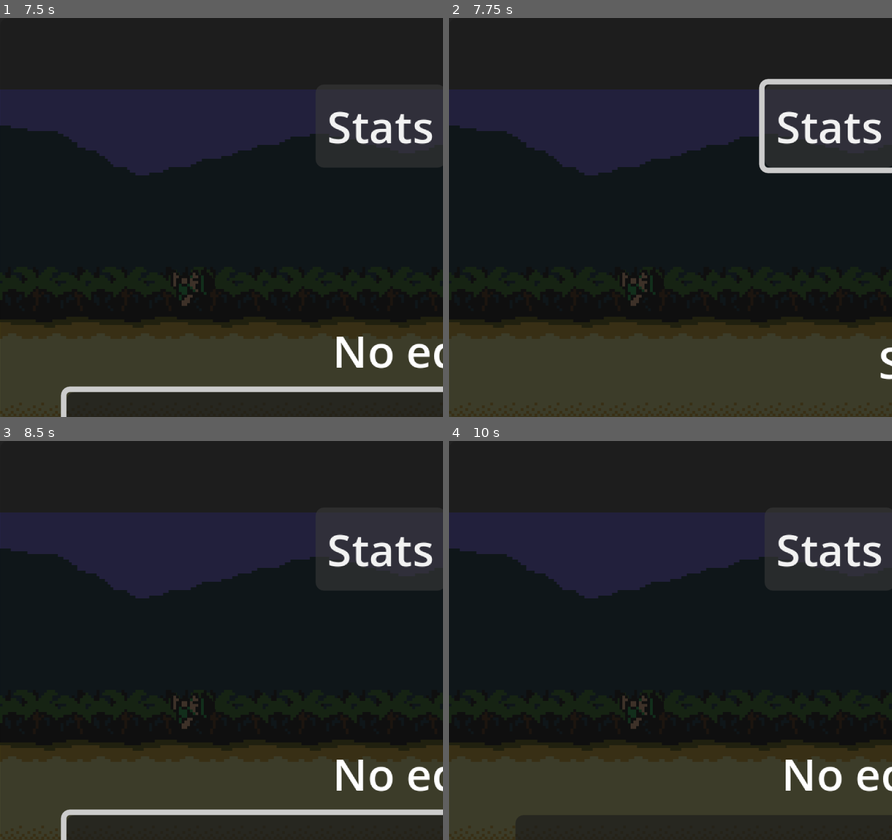
Above: before the commit, frames 1-4 (two rows, left to right).
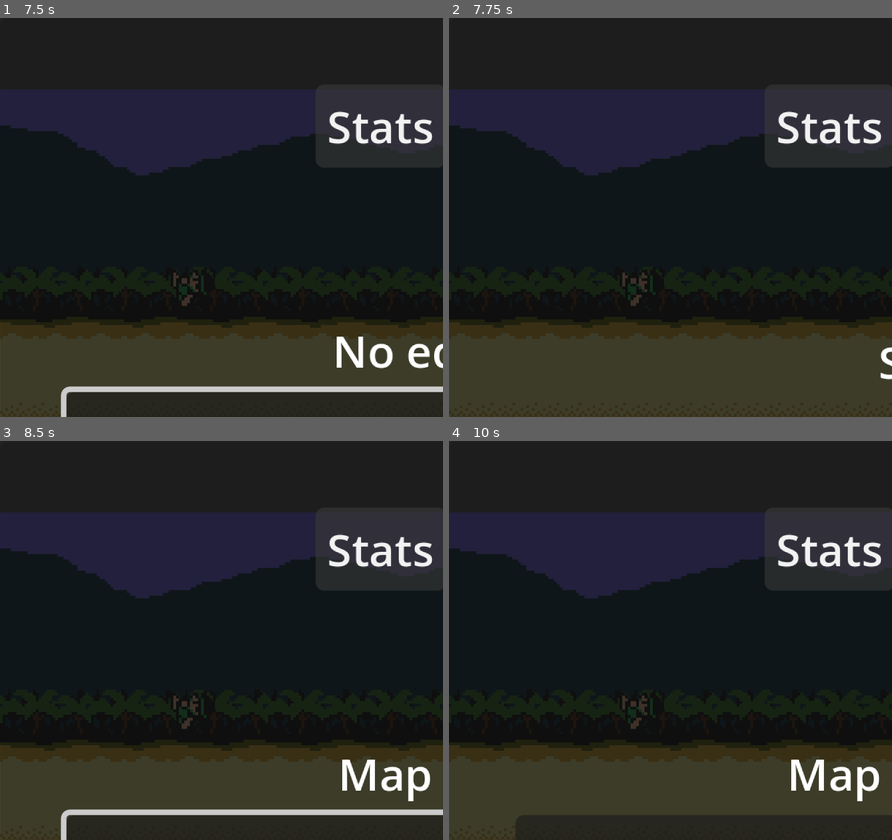
Above: after the commit, the same moments.

Repository: andrewgilliland/awash
Game: Godot game, scene res://scenes/main.tscn
Same seed, same stepped clock (60 frames per second), same inputs: the game is played once before the commit and once after it.
Inputs:
- Up to frame 1 (7.5 s): hold Right (move_right) 0.53-2.03 s; tap E (interact) at 0.6, 2.85, 5.85 s; tap Space (jump) at 0.77, 1.52, 3.02, 3.77, 4.52 s; tap X (melee_attack) at 1.35, 6.6 s; hold Left (move_left) 2.03-2.78 s; tap V (ranged_attack) at 2.1, 4.35, 7.35 s; hold Right (move_right) 2.78-4.28 s; hold X (melee_attack) 3.53-4.28 s; tap Tab (map) at 4.15 s; hold Left (move_left) 4.28-5 s; tap Escape (pause) at 4.9 s; click "Stats" at 5 s; hold Right (move_right) 5.78-6.53 s; hold Left (move_left) from 6.53 s (still down); tap Up (move_up) at 6.77 s; tap Enter at 7.25 s
- Up to frame 2 (7.75 s): keep holding Left (move_left); tap Space (jump) at 7.52 s
- Up to frame 3 (8.5 s): tap Space (jump) at 8, 8.27 s; release Left (move_left) at 8.03 s; hold Right (move_right) from 8.03 s (still down); tap E (interact) at 8.1 s
- Up to frame 4 (10 s): keep holding Right (move_right); hold X (melee_attack) 8.78-9.53 s; tap V (ranged_attack) at 9.6 s; tap Up (move_up) at 9.77 s

Frame 1 is identical in both runs. In frame 2, 1.3% of the frame differs, in the area x 69-100%, y 15-40%; in frame 3, 0.9%; in frame 4, 0.9%.

Commit message:
refactor: collapse pause menu panel switching
The Pause menu pairs each <Name>Button with its <Name>Panel by name,
so adding a Panel is a scene-only change. Back now returns focus to
the button that opened the Panel, and a button with no Panel is
reported and disabled. Adds behaviour tests for pausing, Panels,
Back, Resume and pairing.

Co-Authored-By: Claude Opus 5.5 <noreply@anthropic.com>

Diff:
--- a/scenes/ui/pause_menu.tscn
+++ b/scenes/ui/pause_menu.tscn
@@ -35,6 +35,7 @@
 alignment = 1
 
 [node name="MenuButtons" type="HBoxContainer" parent="CenterContainer/MenuPanel/MarginContainer/VBoxContainer"]
+unique_name_in_owner = true
 layout_mode = 2
 alignment = 1
 
@@ -51,6 +52,7 @@
 text = "Map"
 
 [node name="ContentRoot" type="Control" parent="CenterContainer/MenuPanel/MarginContainer/VBoxContainer"]
+unique_name_in_owner = true
 custom_minimum_size = Vector2(0, 132)
 layout_mode = 2
 size_flags_vertical = 3
@@ -145,9 +147,11 @@
 layout_mode = 2
 
 [node name="ResumeButton" type="Button" parent="CenterContainer/MenuPanel/MarginContainer/VBoxContainer"]
+unique_name_in_owner = true
 layout_mode = 2
 text = "Resume"
 
 [node name="QuitButton" type="Button" parent="CenterContainer/MenuPanel/MarginContainer/VBoxContainer"]
+unique_name_in_owner = true
 layout_mode = 2
 text = "Quit to Desktop"
--- a/scripts/ui/pause_menu.gd
+++ b/scripts/ui/pause_menu.gd
@@ -1,27 +1,25 @@
 extends Control
+
+const HOME_PANEL := "HomePanel"
+
+# Each menu button's Panel, paired by name in _ready: <Name>Button opens <Name>Panel.
+var _panels: Dictionary = {}
+var _opener: Button
 
 @onready var _backdrop: ColorRect = $Backdrop
 @onready var _menu_panel: Control = $CenterContainer/MenuPanel
-@onready var _menu_root: VBoxContainer = $CenterContainer/MenuPanel/MarginContainer/VBoxContainer
-@onready var _menu_buttons: HBoxContainer = _menu_root.get_node("MenuButtons") as HBoxContainer
-@onready var _content_root: Control = _menu_root.get_node("ContentRoot") as Control
-@onready var _stats_button: Button = _menu_buttons.get_node("StatsButton") as Button
-@onready var _equipment_button: Button = _menu_buttons.get_node("EquipmentButton") as Button
-@onready var _map_button: Button = _menu_buttons.get_node("MapButton") as Button
-@onready var _home_panel: Control = _content_root.get_node("HomePanel") as Control
-@onready var _stats_panel: Control = _content_root.get_node("StatsPanel") as Control
-@onready var _equipment_panel: Control = _content_root.get_node("EquipmentPanel") as Control
-@onready var _map_panel: Control = _content_root.get_node("MapPanel") as Control
-@onready var _stats_back_button: Button = _stats_panel.get_node("BackButton") as Button
-@onready var _equipment_back_button: Button = _equipment_panel.get_node("BackButton") as Button
-@onready var _map_back_button: Button = _map_panel.get_node("BackButton") as Button
-@onready var _resume_button: Button = _menu_root.get_node("ResumeButton") as Button
-@onready var _quit_button: Button = _menu_root.get_node("QuitButton") as Button
+@onready var _menu_buttons: Container = %MenuButtons
+@onready var _content_root: Control = %ContentRoot
+@onready var _resume_button: Button = %ResumeButton
+@onready var _quit_button: Button = %QuitButton
 
 
 func _ready() -> void:
 	process_mode = Node.PROCESS_MODE_ALWAYS
-	_connect_signals()
+	if _panels.is_empty():
+		_pair_panels()
+		_resume_button.pressed.connect(_on_resume_button_pressed)
+		_quit_button.pressed.connect(_on_quit_button_pressed)
 	_apply_pause_state(get_tree().paused)
 
 
@@ -35,23 +33,23 @@
 	_apply_pause_state(not get_tree().paused)
 
 
-func _connect_signals() -> void:
-	if not _stats_button.pressed.is_connected(_on_stats_button_pressed):
-		_stats_button.pressed.connect(_on_stats_button_pressed)
-	if not _equipment_button.pressed.is_connected(_on_equipment_button_pressed):
-		_equipment_button.pressed.connect(_on_equipment_button_pressed)
-	if not _map_button.pressed.is_connected(_on_map_button_pressed):
-		_map_button.pressed.connect(_on_map_button_pressed)
-	if not _stats_back_button.pressed.is_connected(_on_back_pressed):
-		_stats_back_button.pressed.connect(_on_back_pressed)
-	if not _equipment_back_button.pressed.is_connected(_on_back_pressed):
-		_equipment_back_button.pressed.connect(_on_back_pressed)
-	if not _map_back_button.pressed.is_connected(_on_back_pressed):
-		_map_back_button.pressed.connect(_on_back_pressed)
-	if not _resume_button.pressed.is_connected(_on_resume_button_pressed):
-		_resume_button.pressed.connect(_on_resume_button_pressed)
-	if not _quit_button.pressed.is_connected(_on_quit_button_pressed):
-		_quit_button.pressed.connect(_on_quit_button_pressed)
+# A button without a matching Panel, or a Panel without a BackButton, is reported and disabled.
+func _pair_panels() -> void:
+	for button in _menu_buttons.get_children():
+		if button is not Button:
+			continue
+
+		var panel_name := button.name.trim_suffix("Button") + "Panel"
+		var panel := _content_root.get_node_or_null(panel_name) as Control
+		var back_button := panel.get_node_or_null("BackButton") as Button if panel != null else null
+		if back_button == null:
+			push_error("Pause menu: '%s' has no %s with a BackButton." % [button.name, panel_name])
+			button.disabled = true
+			continue
+
+		_panels[button] = panel
+		button.pressed.connect(_open_panel.bind(button))
+		back_button.pressed.connect(_show_home)
 
 
 func _apply_pause_state(is_paused: bool) -> void:
@@ -59,42 +57,34 @@
 	_backdrop.visible = is_paused
 	_menu_panel.visible = is_paused
 	if is_paused:
+		_opener = null
 		_show_home()
-		_stats_button.grab_focus()
 
 
-func _show_home() -> void:
-	_home_panel.visible = true
-	_stats_panel.visible = false
-	_equipment_panel.visible = false
-	_map_panel.visible = false
+func _open_panel(button: Button) -> void:
+	_opener = button
+	_show_only(_panels[button])
+	(_panels[button].get_node("BackButton") as Button).grab_focus()
 
 
-func _show_panel(panel_name: StringName) -> void:
-	_home_panel.visible = false
-	_stats_panel.visible = panel_name == &"stats"
-	_equipment_panel.visible = panel_name == &"equipment"
-	_map_panel.visible = panel_name == &"map"
+# Shows Home and focuses the button that opened the last Panel, or the first one on pause.
+func _show_home() -> void:
+	_show_only(_content_root.get_node(HOME_PANEL))
+	var focus_target := _opener if _opener != null else _first_menu_button()
+	if focus_target != null:
+		focus_target.grab_focus()
 
 
-func _on_stats_button_pressed() -> void:
-	_show_panel(&"stats")
-	_stats_back_button.grab_focus()
+func _show_only(shown_panel: Control) -> void:
+	for panel in _content_root.get_children():
+		(panel as Control).visible = panel == shown_panel
 
 
-func _on_equipment_button_pressed() -> void:
-	_show_panel(&"equipment")
-	_equipment_back_button.grab_focus()
-
-
-func _on_map_button_pressed() -> void:
-	_show_panel(&"map")
-	_map_back_button.grab_focus()
-
-
-func _on_back_pressed() -> void:
-	_show_home()
-	_stats_button.grab_focus()
+func _first_menu_button() -> Button:
+	for button in _menu_buttons.get_children():
+		if button is Button and not button.disabled:
+			return button
+	return null
 
 
 func _on_resume_button_pressed() -> void:
--- /dev/null
+++ b/tests/pause_menu_tests.gd
@@ -0,0 +1,132 @@
+extends RefCounted
+
+const PAUSE_MENU_SCENE := preload("res://scenes/ui/pause_menu.tscn")
+const MENU_ROOT := "CenterContainer/MenuPanel/MarginContainer/VBoxContainer/"
+const PANEL_NAMES: Array[String] = ["Stats", "Equipment", "Map"]
+
+# Needs a root that is already in the tree: the Pause menu pauses through get_tree().
+var _root: Window
+
+
+func _init(root: Window) -> void:
+	_root = root
+
+
+func get_tests() -> Array:
+	return [
+		["Pause menu pauses on Home", _test_pauses_on_home],
+		["Pause menu opens each Panel from its button", _test_opens_each_panel],
+		["Pause menu Back returns to Home", _test_back_returns_home],
+		["Pause menu Resume unpauses", _test_resume_unpauses],
+		["Pause menu Back refocuses the opening button", _test_back_refocuses_opener],
+		["Pause menu pairs every button with a Panel", _test_pairs_buttons_with_panels],
+		["Pause menu disables a button with no Panel", _test_disables_unpaired_button],
+	]
+
+
+func _test_pauses_on_home() -> bool:
+	var menu := _paused_menu()
+	var valid := menu.get_tree().paused
+	valid = valid and menu.get_node("Backdrop").visible
+	valid = valid and menu.get_node("CenterContainer/MenuPanel").visible
+	valid = valid and _shown_panel(menu) == "Home"
+	valid = valid and _menu_button(menu, "Stats").has_focus()
+	_close(menu)
+	return valid
+
+
+func _test_opens_each_panel() -> bool:
+	var menu := _paused_menu()
+	var valid := true
+	for panel_name in PANEL_NAMES:
+		_menu_button(menu, panel_name).pressed.emit()
+		valid = valid and _shown_panel(menu) == panel_name
+		valid = valid and _back_button(menu, panel_name).has_focus()
+	_close(menu)
+	return valid
+
+
+func _test_back_returns_home() -> bool:
+	var menu := _paused_menu()
+	_menu_button(menu, "Equipment").pressed.emit()
+	_back_button(menu, "Equipment").pressed.emit()
+	var valid := _shown_panel(menu) == "Home"
+	_close(menu)
+	return valid
+
+
+func _test_resume_unpauses() -> bool:
+	var menu := _paused_menu()
+	(menu.get_node(MENU_ROOT + "ResumeButton") as Button).pressed.emit()
+	var valid := not menu.get_tree().paused
+	valid = valid and not menu.get_node("Backdrop").visible
+	valid = valid and not menu.get_node("CenterContainer/MenuPanel").visible
+	_close(menu)
+	return valid
+
+
+func _test_back_refocuses_opener() -> bool:
+	var menu := _paused_menu()
+	_menu_button(menu, "Map").pressed.emit()
+	_back_button(menu, "Map").pressed.emit()
+	var valid := _menu_button(menu, "Map").has_focus()
+	_close(menu)
+	return valid
+
+
+# Every <Name>Button opens a <Name>Panel that has a BackButton; every Panel but Home has a button.
+func _test_pairs_buttons_with_panels() -> bool:
+	var menu := PAUSE_MENU_SCENE.instantiate() as Control
+	var menu_buttons := menu.get_node(MENU_ROOT + "MenuButtons")
+	var content_root := menu.get_node(MENU_ROOT + "ContentRoot")
+	var valid := true
+	for button in menu_buttons.get_children():
+		var panel_name := button.name.trim_suffix("Button")
+		var panel := content_root.get_node_or_null("%sPanel" % panel_name)
+		valid = valid and button is Button and button.name.ends_with("Button")
+		valid = valid and panel != null and panel.get_node_or_null("BackButton") is Button
+	for panel in content_root.get_children():
+		var panel_name := panel.name.trim_suffix("Panel")
+		if panel_name != "Home":
+			valid = valid and menu_buttons.get_node_or_null("%sButton" % panel_name) != null
+	menu.free()
+	return valid
+
+
+func _test_disables_unpaired_button() -> bool:
+	var menu := PAUSE_MENU_SCENE.instantiate() as Control
+	menu.get_node(MENU_ROOT + "ContentRoot/MapPanel").name = "AtlasPanel"
+	_root.add_child(menu)
+	var valid := _menu_button(menu, "Map").disabled
+	valid = valid and not _menu_button(menu, "Stats").disabled
+	_close(menu)
+	return valid
+
+
+func _paused_menu() -> Control:
+	var menu := PAUSE_MENU_SCENE.instantiate() as Control
+	_root.add_child(menu)
+	menu.call("toggle_pause")
+	return menu
+
+
+func _close(menu: Control) -> void:
+	menu.get_tree().paused = false
+	menu.free()
+
+
+func _menu_button(menu: Control, panel_name: String) -> Button:
+	return menu.get_node(MENU_ROOT + "MenuButtons/%sButton" % panel_name) as Button
+
+
+func _back_button(menu: Control, panel_name: String) -> Button:
+	return menu.get_node(MENU_ROOT + "ContentRoot/%sPanel/BackButton" % panel_name) as Button
+
+
+# The name of the one visible Panel, or "" when none or several are visible.
+func _shown_panel(menu: Control) -> String:
+	var shown: Array[String] = []
+	for panel in menu.get_node(MENU_ROOT + "ContentRoot").get_children():
+		if (panel as Control).visible:
+			shown.append(panel.name.trim_suffix("Panel"))
+	return shown[0] if shown.size() == 1 else ""
--- a/tests/test_runner.gd
+++ b/tests/test_runner.gd
@@ -2,12 +2,12 @@
 
 const PLAYER_SCENE_PATH := "res://scenes/player/player.tscn"
 const MAIN_SCENE_PATH := "res://scenes/main.tscn"
-const PAUSE_MENU_SCENE_PATH := "res://scenes/ui/pause_menu.tscn"
 const INPUT_SETUP_SCRIPT_PATH := "res://scripts/core/input_setup.gd"
 const PlayerController := preload("res://scripts/player/player_controller.gd")
 const PlayerControllerTests := preload("res://tests/player_controller_tests.gd")
 const PlayerRigTests := preload("res://tests/player_rig_tests.gd")
 const RunStateTests := preload("res://tests/run_state_tests.gd")
+const PauseMenuTests := preload("res://tests/pause_menu_tests.gd")
 const STEP_DELTA := 0.1
 var _failures: int = 0
 
@@ -29,7 +29,12 @@
 	_run_test("Player body reads attack finished once", _test_player_reads_attack_finished_once)
 	_run_test("Main scene loads", _test_main_scene_loads)
 	_run_test("Player appears at the Run's Entry", _test_player_appears_at_entry)
-	_run_test("Pause menu scene loads", _test_pause_menu_scene_loads)
+
+	# Nodes join the tree only after the first frame; the Pause menu needs get_tree().
+	await process_frame
+	var pause_menu_tests := PauseMenuTests.new(root)
+	for test in pause_menu_tests.get_tests():
+		_run_test(test[0], test[1])
 
 	if _failures > 0:
 		push_error("%d test(s) failed" % _failures)
@@ -209,50 +214,3 @@
 	var valid := player.global_position == entry.global_position
 	main_scene.queue_free()
 	return valid
-
-
-func _test_pause_menu_scene_loads() -> bool:
-	var packed_scene := load(PAUSE_MENU_SCENE_PATH) as PackedScene
-	if packed_scene == null:
-		return false
-
-	var instance := packed_scene.instantiate()
-	if instance == null:
-		return false
-
-	var has_menu_panel := instance.get_node_or_null("CenterContainer/MenuPanel") != null
-	var has_stats_button := (
-		instance.get_node_or_null(
-			"CenterContainer/MenuPanel/MarginContainer/VBoxContainer/MenuButtons/StatsButton"
-		)
-		!= null
-	)
-	var has_equipment_button := (
-		instance.get_node_or_null(
-			"CenterContainer/MenuPanel/MarginContainer/VBoxContainer/MenuButtons/EquipmentButton"
-		)
-		!= null
-	)
-	var has_map_button := (
-		instance.get_node_or_null(
-			"CenterContainer/MenuPanel/MarginContainer/VBoxContainer/MenuButtons/MapButton"
-		)
-		!= null
-	)
-	var has_content_root := (
-		instance.get_node_or_null(
-			"CenterContainer/MenuPanel/MarginContainer/VBoxContainer/ContentRoot"
-		)
-		!= null
-	)
-	var has_toggle_method := instance.has_method("toggle_pause")
-
-	instance.queue_free()
-	return (
-		has_menu_panel
-		and has_stats_button
-		and has_equipment_button
-		and has_map_button
-		and has_content_root
-		and has_toggle_method
-	)
Not shown, changed: GLOSSARY.md
Not shown, changed: docs/testing.md
